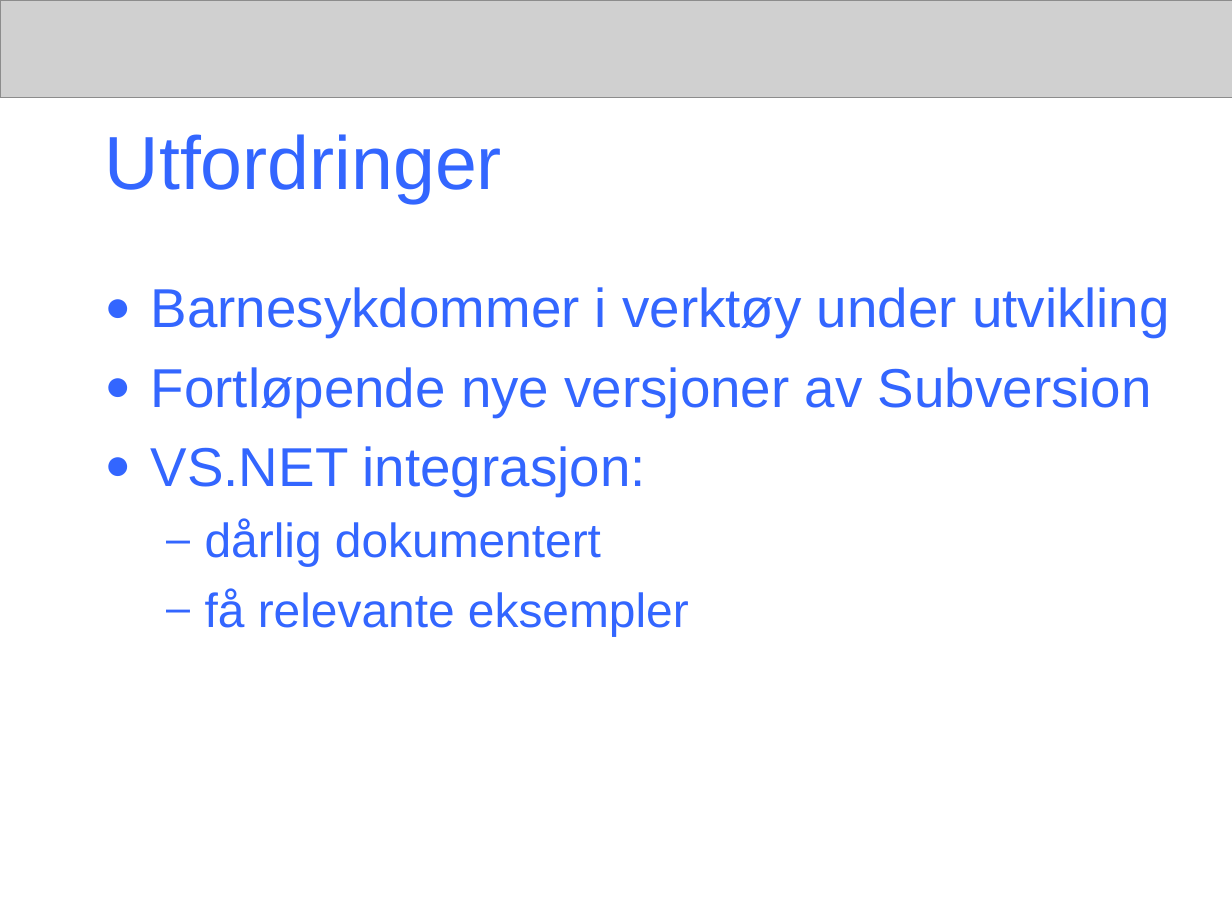
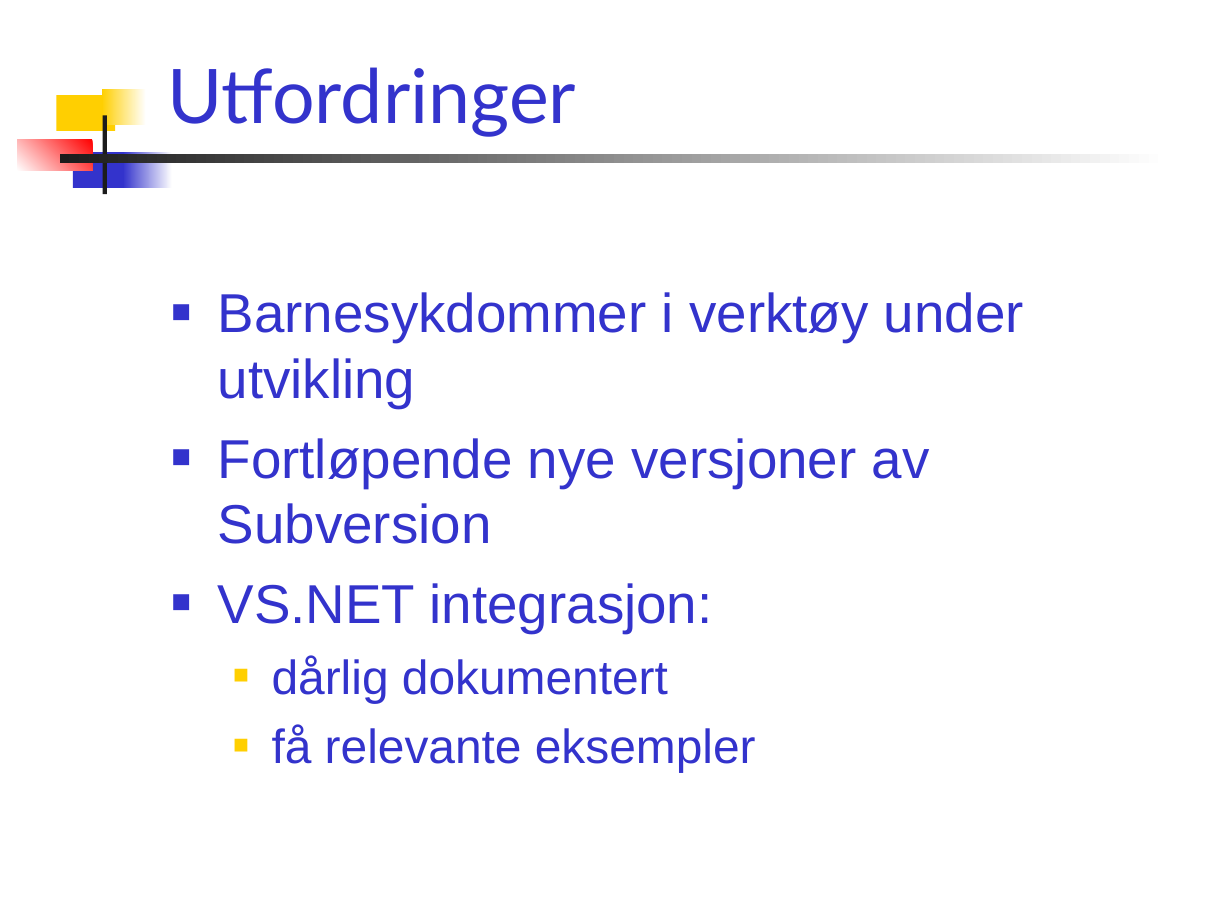
Before and after one commit to PhilJollans/AnkhSVN2019, a slide deck: slide 21 of doc/powerpoint/Subversion_addin_for_VS.NET.ppt. Drawn at 1232x924 pixels with LibreOffice and Linux fonts; fonts in the diff are those of the drawing; grey boxes stand for pictures. Boxes give left, top, right and bottom in pixels: in the first picture for what was removed or moved away, otherwise in the second. Text is boxed around its words. In the diff, an @@ line names an element or a change of style, - is before the commit and + after.

Commit message:
* Changed the layout back to a template.   Change the template if you want to make changes such as font, colour, bg image. * Added image of the work schedule. * Removed the banner. * Changed some text, and fixed typos.

```diff
--- a/doc/powerpoint/Subversion_addin_for_VS.NET.ppt
+++ b/doc/powerpoint/Subversion_addin_for_VS.NET.ppt
@@ picture removed at (0, 0, 1232, 97) @@
@@ title "Utfordringer": place and size @@
-title "Utfordringer" at (105, 134, 502, 203)
+title "Utfordringer" at (167, 67, 576, 136)
@@ title "Utfordringer" at (167, 67, 576, 136): font Arial to Lato, text colour #3366FF to #3333CC; vertical alignment middle to bottom @@
@@ rectangle added at (102, 89, 147, 124), fill gradient #FFFFFF to #FFCF01 @@
@@ rectangle added at (57, 95, 116, 131), fill #FFCF01 @@
@@ rectangle added at (102, 116, 106, 195), fill #1C1C1C @@
@@ rectangle added at (17, 139, 92, 171), fill gradient #FF0000 to #FFFFFF @@
@@ rectangle added at (59, 154, 1168, 164), fill gradient #FFFFFF to #1C1C1C @@
@@ rectangle added at (73, 152, 129, 187), fill #3333CC @@
@@ rectangle added at (123, 152, 172, 187), fill gradient #FFFFFF to #3333CC @@
@@ text "Barnesykdommer i verktøy under utvikling": place and size @@
-text "Barnesykdommer i verktøy under utvikling" at (151, 287, 1170, 636)
+text "Barnesykdommer i verktøy under utvikling" at (218, 292, 1024, 772)
@@ text "Barnesykdommer i verktøy under utvikling" at (218, 292, 1024, 772): text colour #3366FF to #3333CC; bullet ● to ■; bullet colour #3366FF to #3333CC; bullet – to ■; bullet colour #3366FF to #FFCF01 @@
```
Also in this commit, not shown: 20 other slides changed, 1 slide added, 1 slide removed.
